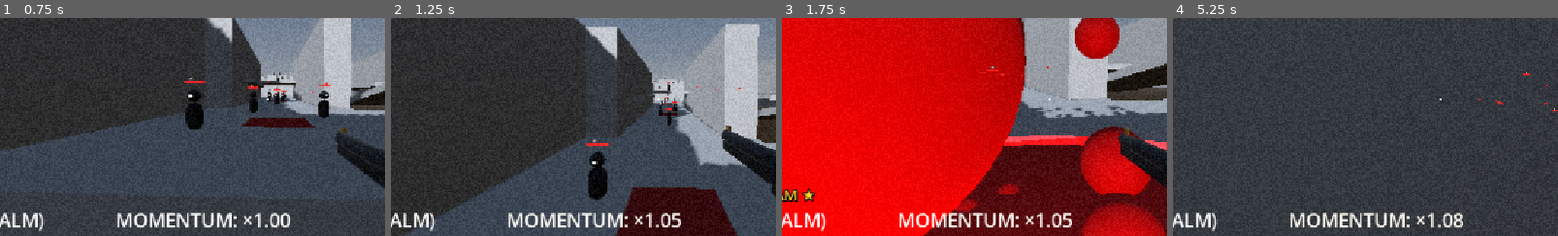
Above: before the commit, frames 1-4 (left to right).
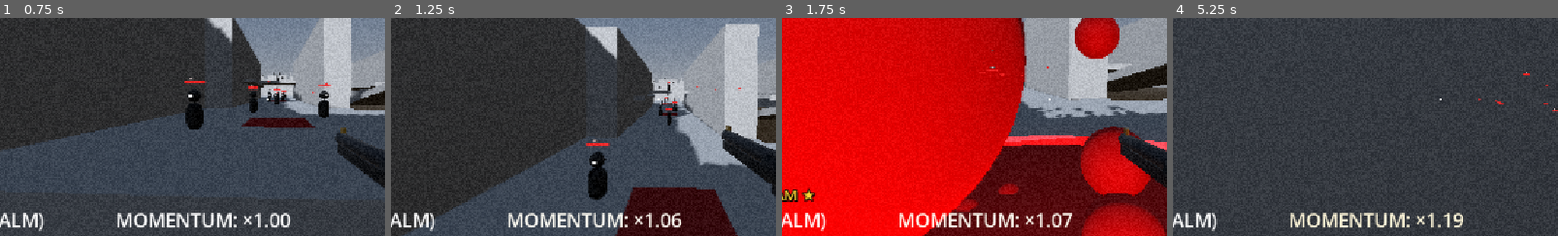
Above: after the commit, the same moments.

Repository: ggou3/voidkill
Game: Godot game, scene res://test_arena.tscn
Two runs of this game, one before a commit and one after it. Both use one fixed random seed, a clock stepped at 60 frames per second and the inputs below. This scene is started directly instead of the project's main scene.
Inputs (mouse positions are % of the whole screen's width and height, from its top left):
- Up to frame 1 (0.75 s): tap Enter at 0.5 s; move the mouse to (49, 52) at 0.52 s; hold W (move_forward) from 0.53 s (still down); hold C (slam) from 0.53 s (still down)
- Up to frame 2 (1.25 s): keep holding W (move_forward); keep holding C (slam); tap Space (jump) at 0.77, 0.8, 1.07 s
- Up to frame 3 (1.75 s): keep holding W (move_forward); move the mouse to (58, 51) at 1.27 s; release C (slam) at 1.28 s; tap Space (jump) at 1.35, 1.52 s; tap C (slam) at 1.55 s
- Up to frame 4 (5.25 s): tap Space (jump) at 1.82, 2.3, 3.02, 3.32, 3.77, 3.8, 4.07, 4.52, 4.82 s; move the mouse to (42, 49) at 2.02 s; hold Right mouse button (alt_fire) 2.03-2.78 s; move the mouse to (51, 50) at 2.77 s; release W (move_forward) at 2.78 s; hold A (move_left) 2.78-3.53 s; tap Shift (dash) at 2.85 s; tap C (slam) at 3.05, 4.55 s; move the mouse to (46, 48) at 3.52 s; hold F (melee) 3.53-4.28 s; hold W (move_forward) from 3.53 s (still down); move the mouse to (56, 50) at 4.27 s; click (56, 50) at 4.35 s; move the mouse to (45, 50) at 5.02 s; hold C (slam) from 5.03 s (still down)
The pictures show only the part of the screen within x 15-65%, y 31-81%; the shares and areas given below are measured in that part.

Frame 1 is identical in both runs. In frame 2, 0.1% of the frame differs, in the area x 72-76%, y 89-97%; in frame 3, 0.1%; in frame 4, 0.2%, in the area x 69-76%, y 89-97%.

Commit message:
Fix bhop momentum gain during slide and add airborne momentum source

Diff:
--- a/player.gd
+++ b/player.gd
@@ -426,6 +426,7 @@
 			if floor_normal.y < 0.99 and is_sliding:
 				velocity.y += speed_2d * 0.4
 
+		var was_sliding = is_sliding
 		if is_sliding:
 			var boost_limit = cap
 			if speed_2d < boost_limit:
@@ -435,17 +436,18 @@
 				velocity.x = dir.x * boosted
 				velocity.z = dir.y * boosted
 			is_sliding = false
-		else:
-			# Проверка условий успешного Bunny Hop:
-			# 1. Игрок только что приземлился из воздуха (был в воздухе хотя бы 0.08с)
-			# 2. Прыжок совершен сразу при приземлении: через буфер прыжка или время на земле <= bhop_window
-			# 3. Имеется начальная скорость движения (не прыжок с места)
-			var is_clean_bhop = (prev_air_time >= 0.08 or air_time >= 0.08 or coyote_timer > 0.0) \
-				and (jump_buffer_timer > 0.0 or time_on_ground <= bhop_window) \
-				and speed_2d >= (WALK_SPEED * 0.7)
-
-			if is_clean_bhop:
-				var bpm_r = get_bpm_ratio()
+
+		# Проверка условий успешного Bunny Hop (независимо от того, был ли слайд):
+		# 1. Игрок только что приземлился из воздуха (был в воздухе хотя бы 0.08с)
+		# 2. Прыжок совершен сразу при приземлении: через буфер прыжка или время на земле <= bhop_window
+		# 3. Имеется начальная скорость движения (не прыжок с места)
+		var is_clean_bhop = (prev_air_time >= 0.08 or air_time >= 0.08 or coyote_timer > 0.0) \
+			and (jump_buffer_timer > 0.0 or time_on_ground <= bhop_window) \
+			and speed_2d >= (WALK_SPEED * 0.7)
+
+		if is_clean_bhop:
+			var bpm_r = get_bpm_ratio()
+			if not was_sliding:
 				var mult = lerp(bhop_speed_multiplier, bhop_blood_speed_multiplier, bpm_r)
 				var boosted = clamp(speed_2d * mult, speed_2d, cap)
 				var dir = Vector2(velocity.x, velocity.z).normalized()
@@ -458,12 +460,12 @@
 						dir = Vector2(-transform.basis.z.x, -transform.basis.z.z).normalized()
 				velocity.x = dir.x * boosted
 				velocity.z = dir.y * boosted
-				bhop_chain += 1
-				head.add_recoil(lerp(0.035, 0.045, bpm_r), 0.0)
-				time_on_ground = 0.0
-				prev_air_time = 0.0
-				if skills and skills.has_method("add_combat_momentum"):
-					skills.add_combat_momentum(0.05)
+			bhop_chain += 1
+			head.add_recoil(lerp(0.035, 0.045, bpm_r), 0.0)
+			time_on_ground = 0.0
+			prev_air_time = 0.0
+			if skills and skills.has_method("add_combat_momentum"):
+				skills.add_combat_momentum(0.05)
 
 		coyote_timer = 0.0
 		jump_buffer_timer = 0.0
--- a/skill_manager.gd
+++ b/skill_manager.gd
@@ -96,10 +96,22 @@
 	if time_since_bpm_gain >= 2.0 and bpm > MIN_BPM:
 		bpm = max(MIN_BPM, bpm - 4.0 * delta)
 
-	# Combat Momentum: активный кровавый сёрф (слайд по луже крови): +0.05 к моментуму/сек
-	if is_instance_valid(player) and player.is_sliding and player.is_on_blood:
-		add_combat_momentum(0.05 * delta)
-	else:
+	# Combat Momentum: источники роста в реальном времени
+	var gained_momentum_continuous: bool = false
+	if is_instance_valid(player):
+		# 1. Активный кровавый сёрф (слайд по луже крови): +0.05 к моментуму/сек
+		if player.is_sliding and player.is_on_blood:
+			add_combat_momentum(0.05 * delta)
+			gained_momentum_continuous = true
+
+		# 2. Нахождение в воздухе на высокой скорости (не coyote-time, скорость >= WALK_SPEED): +0.02 к моментуму/сек
+		var horiz_spd = Vector2(player.velocity.x, player.velocity.z).length()
+		var in_air_speed = not player.is_on_floor() and player.coyote_timer <= 0.0 and horiz_spd >= player.WALK_SPEED
+		if in_air_speed:
+			add_combat_momentum(0.02 * delta)
+			gained_momentum_continuous = true
+
+	if not gained_momentum_continuous:
 		time_since_momentum_gain += delta
 
 	# Combat Momentum: пассивный спад при отсутствии приращений за последние 1.5 секунды: -0.1/сек (не ниже 1.0)
Not shown, changed: DESIGN.md
